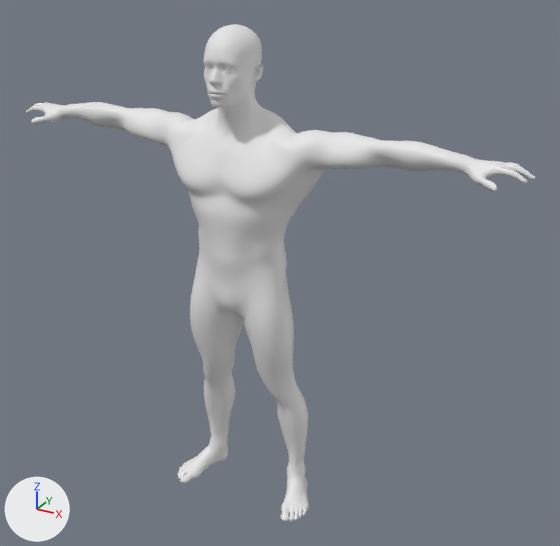
Two versions of the FBX model Assets/Art/3d Models/Human/Human_Male.fbx, one commit apart.
Rendered twice from a camera (50 mm lens) standing at (1.266, -2.056, 1.932) and looking at (0.109, 0.047, 0.881). Arrows for +X, +Y and +Z are at lower left; the lights stay in place. The first picture is the older version. Where no turn or scale is listed for an object, it has been applied to the vertices.

In view in the first picture: 'Human_Male_Boot_L', 'Human_Male_Boot_R', 'Human_Male_Chest', 'Human_Male_Glove_L', 'Human_Male_Glove_R', 'Human_Male_Head', 'Human_Male_Pants'.
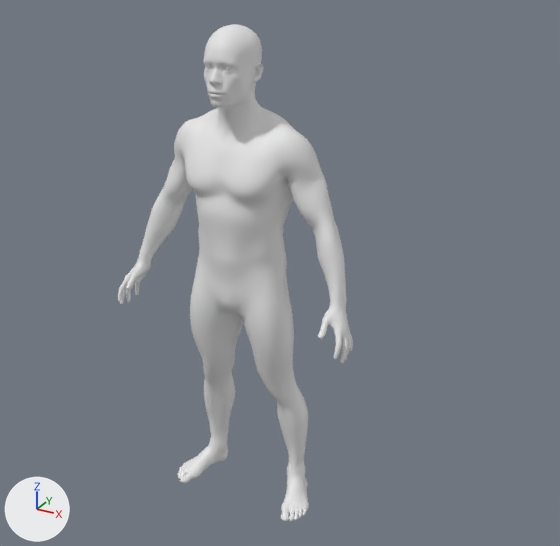
Where the newer file only moved an object's origin or applied its transform, the numbers keep the older frame.

Changed parts and their boxes [x1, y1, x2, y2] in the pictures (560 x 546 px):
'Human_Male_Chest', reshaped, turned: before [73, 102, 443, 260]; after [143, 109, 345, 287]
'Human_Male_Glove_L', reshaped, turned: before [441, 149, 535, 192]; after [318, 281, 353, 364]
'Human_Male_Glove_R', reshaped, turned: before [26, 102, 80, 124]; after [118, 243, 160, 305]

Patch to the scene script:
```diff
--- a/Assets/Art/3d Models/Human/Human_Male.fbx.py
+++ b/Assets/Art/3d Models/Human/Human_Male.fbx.py
@@ me_human_male_glove_l @@
 # used by ob_human_male_glove_l; location = (0.0, 0.0, 0.0); rotation_euler = (1.571, 0.0, 0.0), in degrees (90, 0, 0)
-me_human_male_glove_l.from_pydata(...)  # 794 vertices, 782 faces; spans x 0.643..0.903, y 1.31..1.387, z -0.067..0.087
+me_human_male_glove_l.from_pydata(...)  # 794 vertices, 782 faces; spans x 0.328..0.44, y -0.179..-0.006, z 0.712..0.944
+# me_human_male_glove_l part 3: 794 of 794 vertices moved; they spanned x 0.643..0.903, y 1.31..1.387, z -0.067..0.087 and now span x 0.328..0.44, y -0.179..-0.006, z 0.712..0.944; mean shift (-0.398, -1.447, 0.798)
 me_human_male_glove_l.materials.append(mat_mat_skin_baked)
@@ me_human_male_glove_r @@
 # used by ob_human_male_glove_r; location = (0.0, 0.0, 0.0); rotation_euler = (1.571, 0.0, 0.0), in degrees (90, 0, 0)
-me_human_male_glove_r.from_pydata(...)  # 794 vertices, 782 faces; spans x -0.903..-0.643, y 1.31..1.388, z -0.068..0.087
+me_human_male_glove_r.from_pydata(...)  # 794 vertices, 782 faces; spans x -0.44..-0.328, y -0.179..-0.006, z 0.712..0.944
+# me_human_male_glove_r part 2: 794 of 794 vertices moved; they spanned x -0.903..-0.643, y 1.31..1.388, z -0.068..0.087 and now span x -0.44..-0.328, y -0.179..-0.006, z 0.712..0.944; mean shift (0.398, -1.447, 0.798)
 me_human_male_glove_r.materials.append(mat_mat_skin_baked)
@@ me_human_male_chest @@
 # used by ob_human_male_chest; location = (0.0, 0.0, 0.0); rotation_euler = (1.571, 0.0, 0.0), in degrees (90, 0, 0)
-me_human_male_chest.from_pydata(...)  # 1966 vertices, 1894 faces; spans x -0.658..0.658, y 0.98..1.42, z -0.111..0.144
+me_human_male_chest.from_pydata(...)  # 1966 vertices, 1894 faces; spans x -0.384..0.384, y -0.144..0.111, z 0.922..1.42
+# me_human_male_chest part 1: 1966 of 1966 vertices moved; they spanned x -0.658..0.658, y 0.98..1.42, z -0.111..0.144 and now span x -0.384..0.384, y -0.144..0.111, z 0.922..1.42; mean shift (0.0, -1.323, 1.17)
 me_human_male_chest.materials.append(mat_mat_skin_baked)
@@ ob_human_male_glove_l @@
 ob_human_male_glove_l.location = (0.0, 0.0, 0.0)
-ob_human_male_glove_l.rotation_euler = (1.571, 0.0, 0.0)  # degrees (90, 0, 0)
@@ ob_human_male_glove_r @@
 ob_human_male_glove_r.location = (0.0, 0.0, 0.0)
-ob_human_male_glove_r.rotation_euler = (1.571, 0.0, 0.0)  # degrees (90, 0, 0)
@@ ob_human_male_chest @@
 ob_human_male_chest.location = (0.0, 0.0, 0.0)
-ob_human_male_chest.rotation_euler = (1.571, 0.0, 0.0)  # degrees (90, 0, 0)
```
